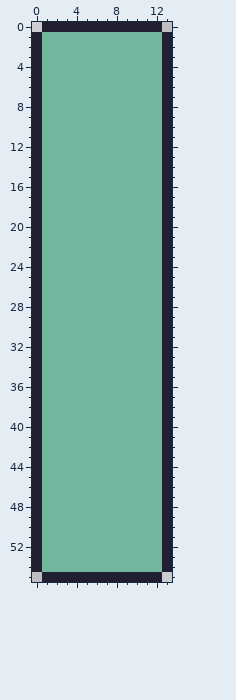
File history of a pixel-art sprite, Assets/Tiles/Vitric/TutorialDoor2.png. The first picture shows the starting point.
The file is 32x112 pixels, drawn in blocks of 2x2; one block is one cell here. The old version is drawn lined up with the new one, on the new canvas.
The same view after the edit:
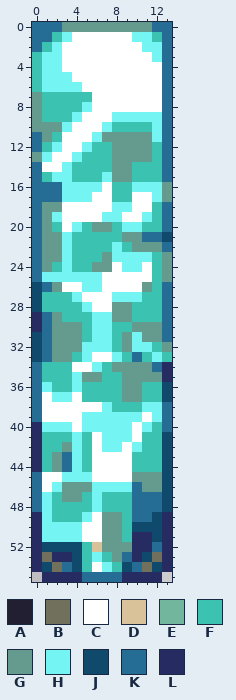
Palette (. is transparent): A #231f33  B #71705c  C #ffffff  D #d9c19a  E #73b69e  F #3bc2b0  G #649b8e  H #75f4f4  J #0f4a6d  K #266d96  L #262c61
Diff:
canvas 16x56 -> 14x56, the old top-left corner now at -1,0 (the part of the old canvas that was cut away was empty and is not shown)
Changed rows in their new state; - is an unchanged pixel.
first column x 0:
 0 KKKGGGGGGGGGKK
 1 KKFHCCCCCCHHFK
 2 KFHCCCCCCCCHHK
 3 FHHCCCCCCCCCHK
 4 FHHCCCCCCCCCCK
 5 FHHHCCCCCCCCCK
 6 FHHHHCCCCCCCCK
 7 GFFFFFCCCCCCCK
 8 GFFFFHCCCCCCCK
 9 GFFFHCCCHHHHHK
10 GGGHCCCHFFFFHK
11 KGFCCCHGGGGGHK
12 KFHCCHFFGGGGFK
13 GHCCHFFFGGGGFK
14 KCCHFFFFGGFFFK
15 KFHHFFFHGGFFFK
16 KKKHHHHCFFHHHG
17 KKKHHHCCFFCCHG
18 KGGCCCCCHHCCFK
19 KGHCCCCHHCCHFK
20 KGFCHFGGFHHFFK
21 KGGHFFFFFGGKKJ
22 KGGHFFFFHFGGGK
23 KGGHFFFGHHHHFG
24 KGFHFFGGCHHCFG
25 KHHHHHHCCCCCFG
26 JKGCCHHCCCCGFK
27 JFFFHCCCHHHFFK
28 JFFFFHCCGGFFFK
29 LKGFFFHHGGFFFK
30 LKGGGFHHFFGGGK
31 JKGGGFHHFGHGGK
32 JKGGGHHHFGHHFG
33 JKGGFHCCHFKFHF
34 KFFFCCHFGGGGKL
35 KFFFHGGFFGGGGL
36 KHFFHFFFFGGFFJ
37 KCHHCFFFFGGFFJ
38 KCCCCCCHFFFHHK
39 KCCCCHHHHHHCHK
40 LHHHCHHHHHCHFK
41 LFFFHFCHHHCFFJ
42 LFFGHFCHHCHFFJ
43 LFGKHFCCCCFFFJ
44 LFGKHFCCCCFFFJ
45 KCCHHHCCCCGGGJ
46 KCHGGGHHHHKGGJ
47 KHFGGFHFFFKKKJ
48 KHFFFFHFFFKKKJ
49 LHFFFHCGGFKKJL
50 LHHHHCCGGFJJJL
51 LHHHHCCGGFLLJL
52 LJJJJFDGGGLLKL
53 LBLLJFHFGKLJBL
54 LJBKJFCHFJKBJL
55 -LLLLKKKKLLLL-
Changed places in both pictures, as pixel boxes (x1, y1, x2, y2):
changed: (32, 22, 172, 582)
